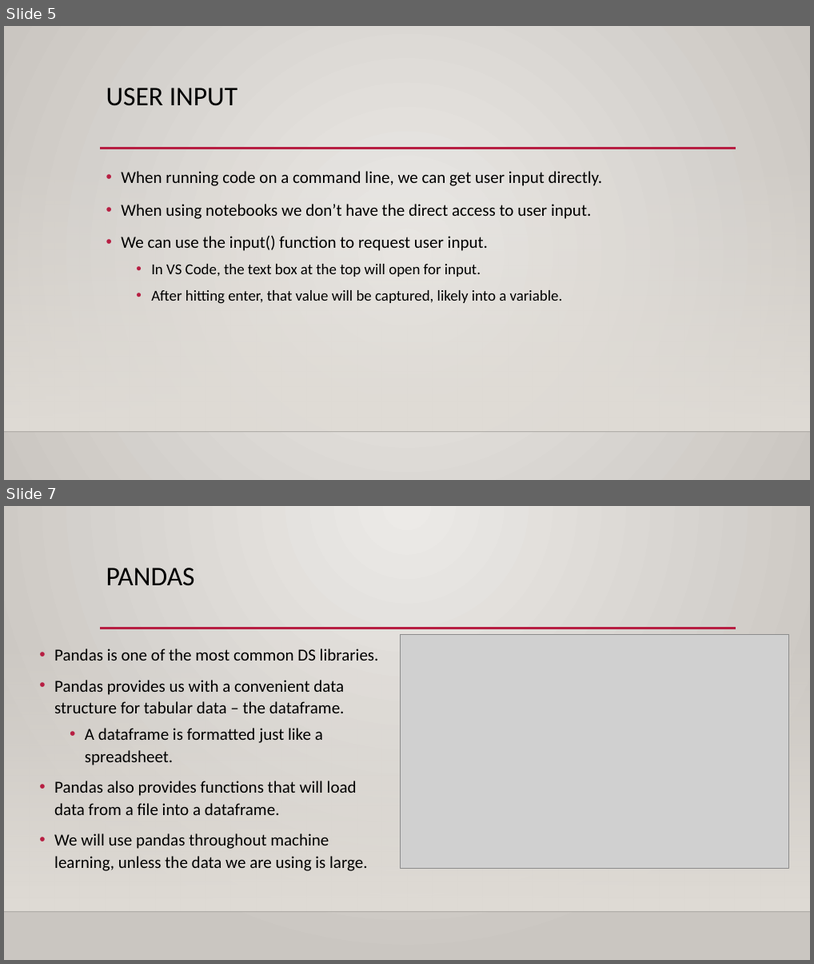
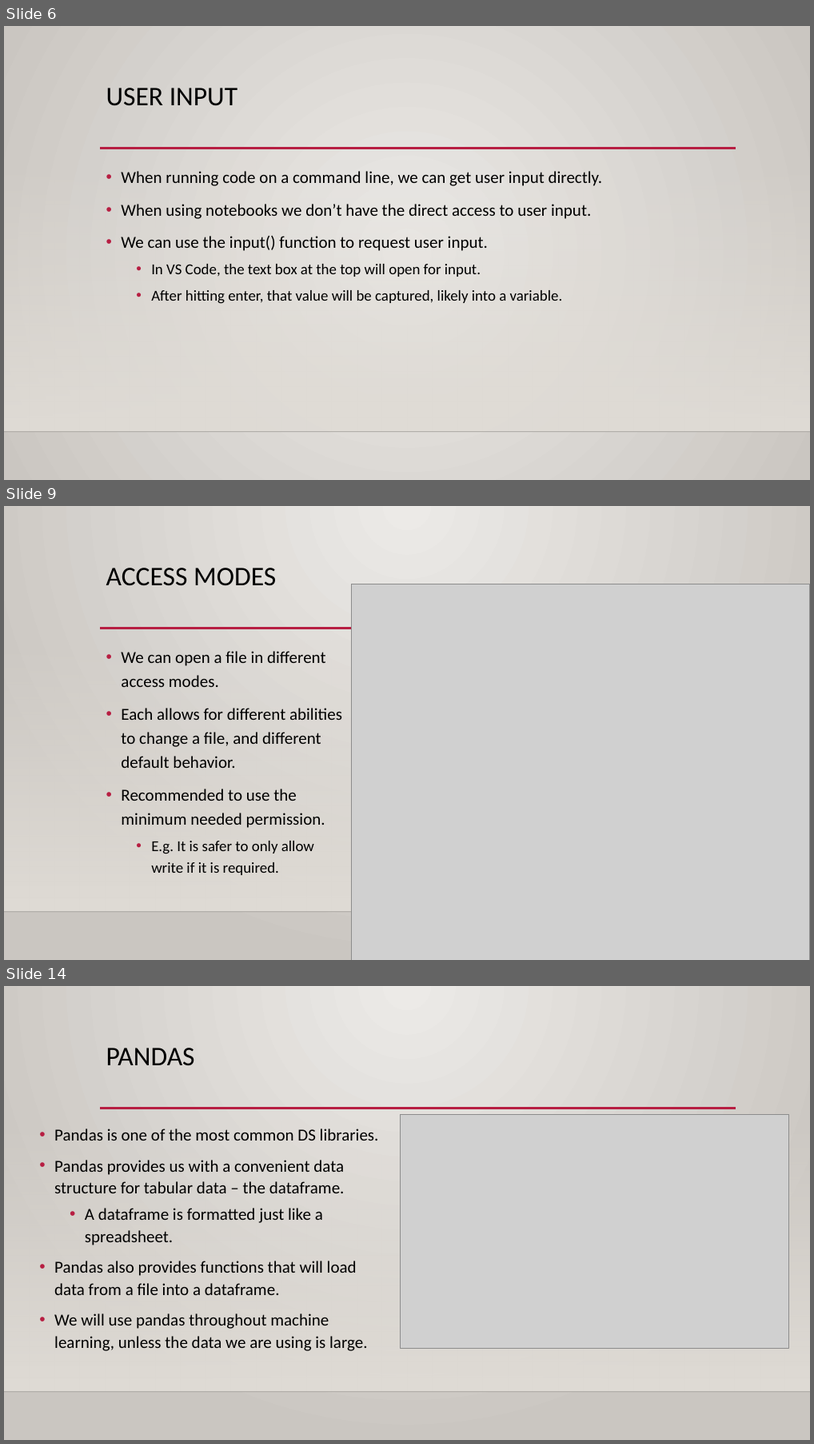
Before and after one commit to AkeemSemperDataScience/Programming_Basics_for_Machine_Learning_Students, a slide deck: reference_material/slides/005_file_access.pptx. Shown one above the other, each under a label of ours: slides 5 and 7 before the commit, slides 6, 9 and 14 after it; the slides between them are not shown. The pictures are 814x964 and 814x1444 pixels, drawn with LibreOffice and Linux fonts; fonts in the diff are those of the drawing; grey boxes stand for pictures; background and template pictures are left out. Boxes give left, top, right and bottom in pixels: in the first picture for what was removed or moved away, otherwise in the second. Text is boxed around its words. In the diff, an @@ line names an element or a change of style, - is before the commit and + after.

```diff
--- a/reference_material/slides/005_file_access.pptx
+++ b/reference_material/slides/005_file_access.pptx
@@ slide 9 added at (4,506,810,960), background gradient #ECEAE7 to #CAC7C1; not listed: 3 template elements that a slide beside it also shows @@
@@ title added at (106,568,276,586), 32 pt, text #000000 @@
+ACCESS MODES
@@ picture added at (352,584,810,960) @@
@@ text added at (121,651,342,875), 20 pt, text #000000 @@
+• We can open a file in different access modes.
+• Each allows for different abilities to change a file, and different default behavior.
+• Recommended to use the minimum needed permission.
+  • E.g. It is safer to only allow write if it is required.
@@ what was slide 5 is now slide 6 @@
@@ what was slide 7 is now slide 14 @@
```
Also in this commit, not shown: 4 slides changed, 8 other slides added, 12 other files.
